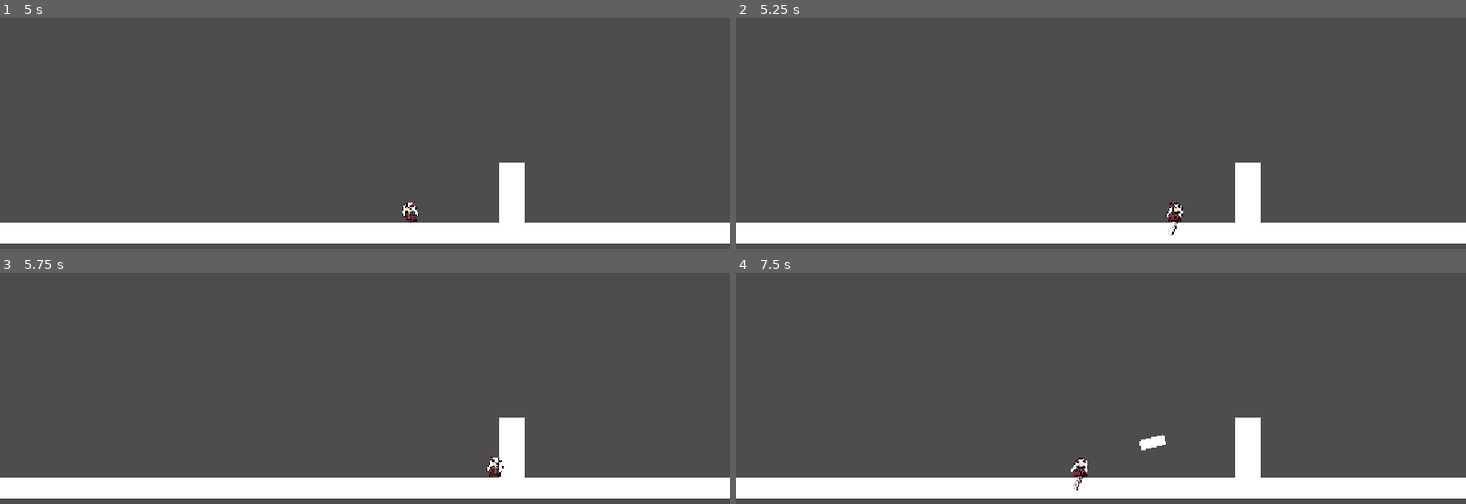
Above: before the commit, frames 1-4 (two rows, left to right).
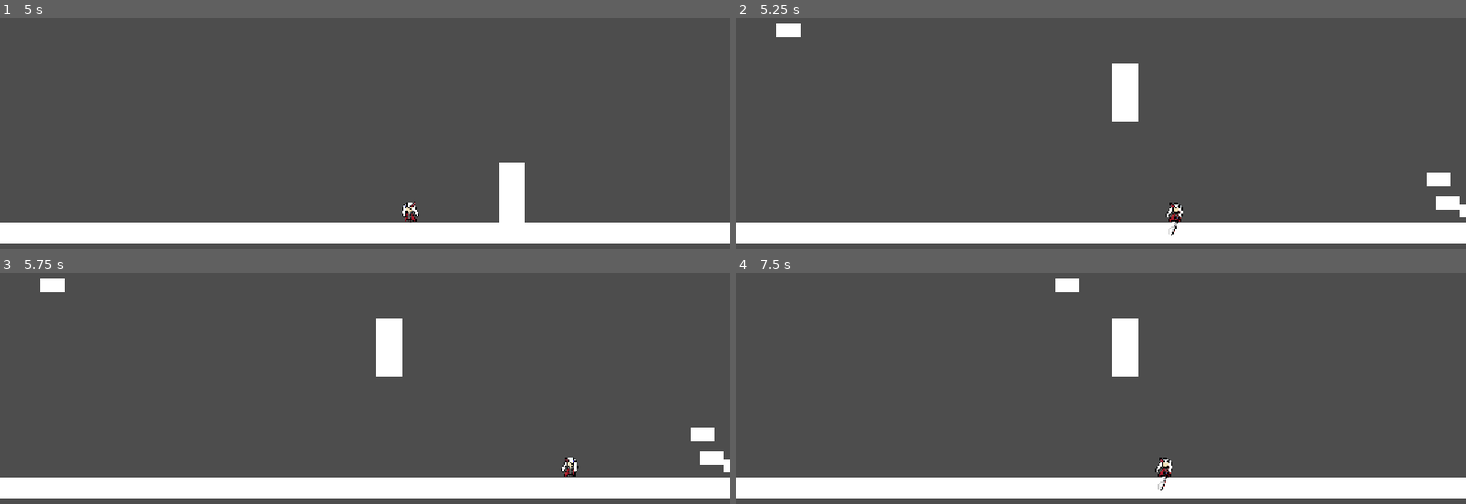
Above: after the commit, the same moments.

Repository: AndrewAravena/maythedevilcry_digital_technology_project
Game: Godot game, scene res://scene/mikuril_test_scene.tscn
The game is run twice, just before and just after one commit, with the same random seed, the same clock (stepped at 60 frames per second) and the same inputs. This scene is started directly instead of the project's main scene.
Inputs (mouse positions are in pixels of both pictures, inside the frame that each line leads up to):
- Up to frame 1 (5 s): move the mouse to (525, 175) at 0.52 s; hold D (right) 0.53-2.03 s; tap Shift (dash) at 0.6, 2.85 s; click (525, 175) at 0.67 s; tap Space (Jump) at 0.77, 1.52, 3.02, 3.77, 4.52 s; move the mouse to (219, 216) at 1.27 s; tap Q (last weapon) at 1.35, 3.6 s; move the mouse to (438, 105) at 2.02 s; hold A (left) 2.03-2.78 s; tap E (next weapon) at 2.1, 4.35 s; move the mouse to (outside the picture) at 2.77 s; hold D (right) 2.78-4.28 s; click (outside the picture) at 2.92 s; move the mouse to (outside the picture) at 3.52 s; move the mouse to (146, 133) at 4.27 s; hold A (left) from 4.28 s (still down)
- Up to frame 2 (5.25 s): tap Enter at 5 s; move the mouse to (1137, 195) at 5.02 s; release A (left) at 5.03 s; hold D (right) from 5.03 s (still down); tap Shift (dash) at 5.1 s; click (1137, 195) at 5.17 s
- Up to frame 3 (5.75 s): keep holding D (right)
- Up to frame 4 (7.5 s): move the mouse to (991, 346) at 5.77 s; release D (right) at 5.78 s; hold A (left) 5.78-7.28 s; tap Q (last weapon) at 5.85 s; tap Space (Jump) at 6.02, 6.77 s; move the mouse to (1261, 430) at 6.52 s; tap E (next weapon) at 6.6 s; move the mouse to (955, 471) at 7.27 s; hold D (right) from 7.28 s (still down); tap Shift (dash) at 7.35 s; click (955, 471) at 7.42 s

Frame 1 is identical in both runs. In frame 2, 2.5% of the frame differs, in the area x 5-100%, y 2-89%; in frame 3, 2.7%; in frame 4, 2.5%.
Error after the commit: Invalid access to property or key 'global_position' on a base object of type 'null instance'. (res://scripts/mikuril/mikuril.gd:31)

Commit message:
gonna kms

Diff:
--- a/scene/mikuril/mikuril.tscn
+++ b/scene/mikuril/mikuril.tscn
@@ -6,6 +6,7 @@
 [ext_resource type="PackedScene" uid="uid://bo48xqlxnie7w" path="res://scene/mikuril/delay_homing_bullet.tscn" id="4_ddw5g"]
 [ext_resource type="PackedScene" uid="uid://dpnmkitvhqxu3" path="res://scene/mikuril/base-bullet.tscn" id="5_ddw5g"]
 [ext_resource type="PackedScene" uid="uid://bsmgcxm1hatye" path="res://scene/mikuril/delay_fast_bullet.tscn" id="6_yn3de"]
+[ext_resource type="Script" uid="uid://chniv1q0qa8op" path="res://scripts/mikuril/bullet_hell_mode.gd" id="7_qjrw8"]
 
 [sub_resource type="RectangleShape2D" id="RectangleShape2D_whdv4"]
 size = Vector2(40, 94)
@@ -35,6 +36,7 @@
 offset_top = 20.0
 offset_right = 20.0
 offset_bottom = 74.0
+metadata/_edit_use_anchors_ = true
 
 [node name="Area2D" type="Area2D" parent="."]
 position = Vector2(-20, -20)
@@ -79,7 +81,7 @@
 position = Vector2(-73, 0)
 
 [node name="bigAtkTimer" type="Timer" parent="."]
-wait_time = 30.0
+wait_time = 5.0
 one_shot = true
 autostart = true
 
@@ -89,55 +91,58 @@
 autostart = true
 
 [node name="bulletHellMode" type="Node2D" parent="."]
-position = Vector2(-117, 13)
+script = ExtResource("7_qjrw8")
 
-[node name="direc" type="Node2D" parent="bulletHellMode"]
+[node name="pos" type="Node2D" parent="bulletHellMode"]
+position = Vector2(-117, 32)
+
+[node name="direc" type="Node2D" parent="bulletHellMode/pos"]
 position = Vector2(-27, 16)
 
 [node name="pos1" type="Node2D" parent="bulletHellMode"]
-position = Vector2(19, 30)
+position = Vector2(-102, 69)
 
 [node name="direc1" type="Node2D" parent="bulletHellMode/pos1"]
 position = Vector2(-19, 23)
 
 [node name="pos2" type="Node2D" parent="bulletHellMode"]
-position = Vector2(47, 58)
+position = Vector2(-64, 82)
 
 [node name="direc2" type="Node2D" parent="bulletHellMode/pos2"]
 position = Vector2(-14, 31)
 
 [node name="pos3" type="Node2D" parent="bulletHellMode"]
-position = Vector2(81, 86)
+position = Vector2(-28, 95)
 
 [node name="direc3" type="Node2D" parent="bulletHellMode/pos3"]
 position = Vector2(-9, 32)
 
 [node name="pos4" type="Node2D" parent="bulletHellMode"]
-position = Vector2(117, 103)
+position = Vector2(0, 106)
 
 [node name="direc4" type="Node2D" parent="bulletHellMode/pos4"]
 position = Vector2(0, 32)
 
 [node name="pos5" type="Node2D" parent="bulletHellMode"]
-position = Vector2(150, 93)
+position = Vector2(31, 102)
 
 [node name="direc5" type="Node2D" parent="bulletHellMode/pos5"]
 position = Vector2(13, 30)
 
 [node name="pos6" type="Node2D" parent="bulletHellMode"]
-position = Vector2(173, 63)
+position = Vector2(56, 85)
 
 [node name="direc6" type="Node2D" parent="bulletHellMode/pos6"]
 position = Vector2(21, 25)
 
 [node name="pos7" type="Node2D" parent="bulletHellMode"]
-position = Vector2(193, 33)
+position = Vector2(82, 62)
 
 [node name="direc7" type="Node2D" parent="bulletHellMode/pos7"]
 position = Vector2(30, 25)
 
 [node name="pos8" type="Node2D" parent="bulletHellMode"]
-position = Vector2(210, 0)
+position = Vector2(104, 29)
 
 [node name="direc8" type="Node2D" parent="bulletHellMode/pos8"]
 position = Vector2(24, 22)
--- a/scene/mikuril_test_scene.tscn
+++ b/scene/mikuril_test_scene.tscn
@@ -17,7 +17,7 @@
 [node name="player" parent="." instance=ExtResource("3_kdqw7")]
 position = Vector2(295, 316)
 
-[node name="Node2D" type="Node2D" parent="."]
+[node name="Node2D" type="Node2D" parent="." groups=["bigAtkPos"]]
 position = Vector2(613, 133)
 
 [node name="Node2D2" type="Node2D" parent="." groups=["delay"]]
--- /dev/null
+++ b/scripts/mikuril/bullet_hell_mode.gd
@@ -0,0 +1,15 @@
+extends Node2D
+
+@export var big_atk_pos : Node
+
+# Called when the node enters the scene tree for the first time.
+func _ready() -> void:
+	big_atk_pos = get_tree().get_first_node_in_group("bigAtkPos")
+	global_position = big_atk_pos.global_position + self.global_position
+
+
+
+
+# Called every frame. 'delta' is the elapsed time since the previous frame.
+func _process(delta: float) -> void:
+	pass
--- a/scripts/mikuril/mikuril.gd
+++ b/scripts/mikuril/mikuril.gd
@@ -28,7 +28,7 @@
 func _ready() -> void:
 	player = get_tree().get_first_node_in_group("player")
 	$delayHomingTimer.start()
-	$bulletHellMode.look_at($bulletHellMode/direc.global_position)
+	$bulletHellMode/pos.look_at($bulletHellMode/direc.global_position)
 	$bulletHellMode/pos1.look_at($bulletHellMode/pos1/direc1.global_position)
 	$bulletHellMode/pos2.look_at($bulletHellMode/pos2/direc2.global_position)
 	$bulletHellMode/pos3.look_at($bulletHellMode/pos3/direc3.global_position)
@@ -37,6 +37,18 @@
 	$bulletHellMode/pos6.look_at($bulletHellMode/pos6/direc6.global_position)
 	$bulletHellMode/pos7.look_at($bulletHellMode/pos7/direc7.global_position)
 	$bulletHellMode/pos8.look_at($bulletHellMode/pos8/direc8.global_position)
+
+	print($bulletHellMode.global_position)
+	print($bulletHellMode/pos1.global_position)
+	print($bulletHellMode/pos2.global_position)
+	print($bulletHellMode/pos3.global_position)
+	print($bulletHellMode/pos4.global_position)
+	print($bulletHellMode/pos5.global_position)
+	print($bulletHellMode/pos6.global_position)
+	print($bulletHellMode/pos7.global_position)
+	print($bulletHellMode/pos8.global_position)
+
+
 	# var player_pos = player.global_position
 	# _tp(player_pos)
 
@@ -114,26 +126,59 @@
 
 
 		var bullet_hell_bullet0 = delay_fast_bullet.instantiate()
-		bullet_hell_bullet0.global_position = $bulletHellMode.global_position
-		bullet_hell_bullet0.rotation = $bulletHellMode.global_rotation
+		bullet_hell_bullet0.global_position = $bulletHellMode/pos.global_position
+		bullet_hell_bullet0.rotation = $bulletHellMode/pos.rotation
 		add_sibling(bullet_hell_bullet0)
 
 		var bullet_hell_bullet1 = delay_fast_bullet.instantiate()
 		bullet_hell_bullet1.global_position = $bulletHellMode/pos1.global_position
-		bullet_hell_bullet1.rotation = $bulletHellMode/pos1.global_rotation
+		bullet_hell_bullet1.rotation = $bulletHellMode/pos1.rotation
 		add_sibling(bullet_hell_bullet1)
 
 		var bullet_hell_bullet2 = delay_fast_bullet.instantiate()
 		bullet_hell_bullet2.global_position = $bulletHellMode/pos2.global_position
-		bullet_hell_bullet2.rotation = $bulletHellMode/pos2.global_rotation
+		bullet_hell_bullet2.rotation = $bulletHellMode/pos2.rotation
 		add_sibling(bullet_hell_bullet2)
 
 		var bullet_hell_bullet3 = delay_fast_bullet.instantiate()
 		bullet_hell_bullet3.global_position = $bulletHellMode/pos3.global_position
-		bullet_hell_bullet3.rotation = $bulletHellMode/pos3.global_rotation
+		bullet_hell_bullet3.rotation = $bulletHellMode/pos3.rotation
 		add_sibling(bullet_hell_bullet3)
 
-
+		var bullet_hell_bullet4 = delay_fast_bullet.instantiate()
+		bullet_hell_bullet4.global_position = $bulletHellMode/pos4.global_position
+		bullet_hell_bullet4.rotation = $bulletHellMode/pos4.rotation
+		add_sibling(bullet_hell_bullet4)
+
+		var bullet_hell_bullet5 = delay_fast_bullet.instantiate()
+		bullet_hell_bullet5.global_position = $bulletHellMode/pos5.global_position
+		bullet_hell_bullet5.rotation = $bulletHellMode/pos5.rotation
+		add_sibling(bullet_hell_bullet5)
+
+		var bullet_hell_bullet6 = delay_fast_bullet.instantiate()
+		bullet_hell_bullet6.global_position = $bulletHellMode/pos6.global_position
+		bullet_hell_bullet6.rotation = $bulletHellMode/pos6.rotation
+		add_sibling(bullet_hell_bullet6)
+
+		var bullet_hell_bullet7 = delay_fast_bullet.instantiate()
+		bullet_hell_bullet7.global_position = $bulletHellMode/pos7.position
+		bullet_hell_bullet7.rotation = $bulletHellMode/pos7.rotation
+		add_sibling(bullet_hell_bullet7)
+
+		var bullet_hell_bullet8 = delay_fast_bullet.instantiate()
+		bullet_hell_bullet8.global_position = $bulletHellMode/pos8.global_position
+		bullet_hell_bullet8.rotation = $bulletHellMode/pos8.rotation
+		add_sibling(bullet_hell_bullet8)
+
+		print($bulletHellMode.global_position)
+		print($bulletHellMode/pos1.global_position)
+		print($bulletHellMode/pos2.global_position)
+		print($bulletHellMode/pos3.global_position)
+		print($bulletHellMode/pos4.global_position)
+		print($bulletHellMode/pos5.global_position)
+		print($bulletHellMode/pos6.global_position)
+		print($bulletHellMode/pos7.global_position)
+		print($bulletHellMode/pos8.global_position)
 		big_atk_1 = false
 
 func _on_timer_timeout() -> void:
Not shown: 1 places in scene/mikuril/mikuril.tscn that only renumber resources
Not shown, added: scripts/mikuril/bullet_hell_mode.gd.uid
